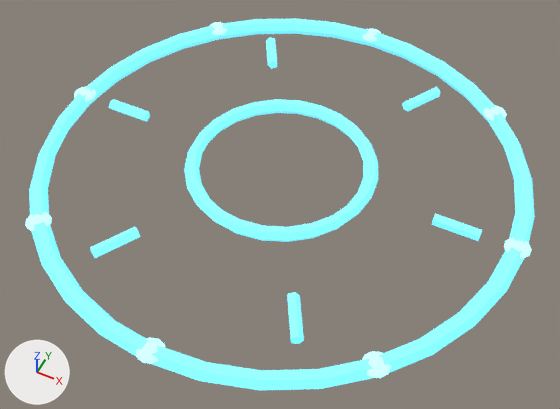
The glTF model exports/environment/components/forest_rune_circle.glb, before and after one commit.
Camera for both pictures: a 50 mm camera at (0.489, -0.985, 1.131) aimed at (0.023, -0.052, -0.034). Arrows for +X, +Y and +Z are at lower left; the lights stay in place. The first picture is the older version.

In view in the first picture: 'Magic circle luminous node', 'Magic circle luminous node.001', 'Magic circle luminous node.002', 'Magic circle luminous node.003', 'Magic circle luminous node.004', 'Magic circle luminous node.005', 'Magic circle luminous node.006', 'Magic circle luminous node.007', 'Radial shrine marking', 'Radial shrine marking.001', 'Radial shrine marking.002', 'Radial shrine marking.003', 'Radial shrine marking.004', 'Radial shrine marking.005', 'Shrine inner glyph circle', 'Shrine magic circle'.
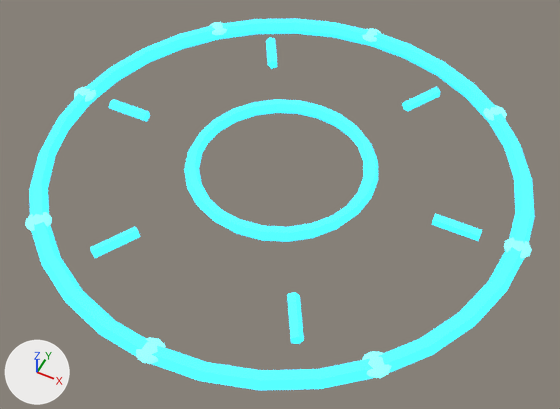
What the commit changed:
Material 'magic_core' (mat_magic_core) changes colour from cyan #87e1ea to cyan #61f0ff; in linear values from (0.242, 0.75, 0.824) to (0.119, 0.869, 1.0).
In material 'magic_core' (mat_magic_core), emission_color goes from (0.294, 0.91, 1.0) (cyan #94f5ff) to (0.119, 0.869, 1.0) (cyan #61f0ff).
In material 'magic_core' (mat_magic_core), emission_strength goes from 1.434 to 1.74.
Material 'rune_glow' (mat_rune_glow) changes colour from cyan #69cce2 to cyan #3ddbff; in linear values from (0.141, 0.604, 0.763) to (0.047, 0.711, 1.0).
In material 'rune_glow' (mat_rune_glow), emission_color goes from (0.163, 0.7, 0.885) (cyan #70daf2) to (0.047, 0.711, 1.0) (cyan #3ddbff).

Boxes [x1, y1, x2, y2] around the edits, measured in the pictures (560 x 409 px):
'Shrine magic circle', recoloured: [29, 18, 535, 390] in both
'Shrine inner glyph circle', recoloured: [184, 99, 378, 242] in both
'Radial shrine marking.005', recoloured: [287, 292, 304, 344] in both
'Radial shrine marking.004', recoloured: [90, 227, 141, 258] in both
'Radial shrine marking', recoloured: [432, 213, 482, 241] in both
'Magic circle luminous node.007', recoloured, surface changed: [362, 351, 392, 378] in both
'Magic circle luminous node.006', recoloured, surface changed: [136, 338, 165, 364] in both
'Radial shrine marking.003', recoloured: [109, 99, 150, 122] in both
'Radial shrine marking.001', recoloured: [402, 87, 440, 111] in both
'Magic circle luminous node', recoloured, surface changed: [504, 237, 532, 259] in both
'Magic circle luminous node.005', recoloured, surface changed: [25, 212, 52, 231] in both
'Radial shrine marking.002', recoloured: [266, 37, 277, 69] in both
'Magic circle luminous node.001', recoloured, surface changed: [483, 105, 507, 121] in both
'Magic circle luminous node.004', recoloured, surface changed: [74, 87, 96, 102] in both
'Magic circle luminous node.002', recoloured, surface changed: [362, 29, 381, 42] in both
'Magic circle luminous node.003', recoloured, surface changed: [210, 22, 227, 35] in both
